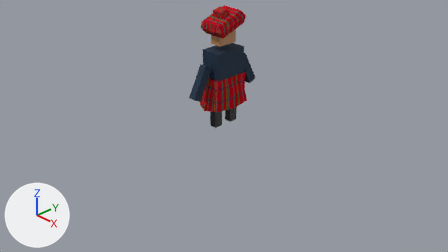
Renders of the Blender file Assets/Models/shepherd.blend from each side of a commit.
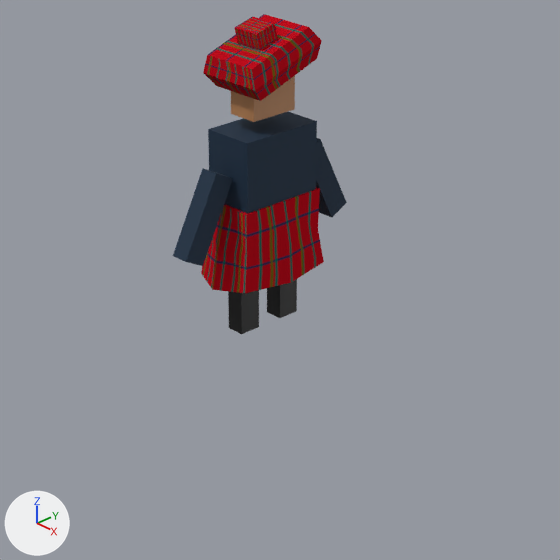
Each version is shown from the file's camera 'Camera', then close up on the part from 27% to 75% of the width and 0% to 85% of the height. Arrows for +X, +Y and +Z are at lower left; the lights stay in place.

In view in the first close-up: 'Arm L', 'Arm R', 'Beret', 'Head', 'Kilt', 'Leg L', 'Leg R', 'Torso'.
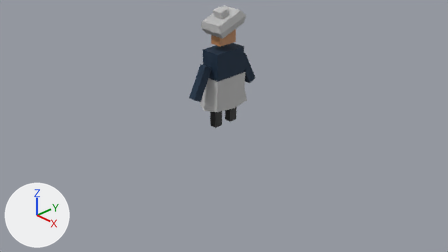
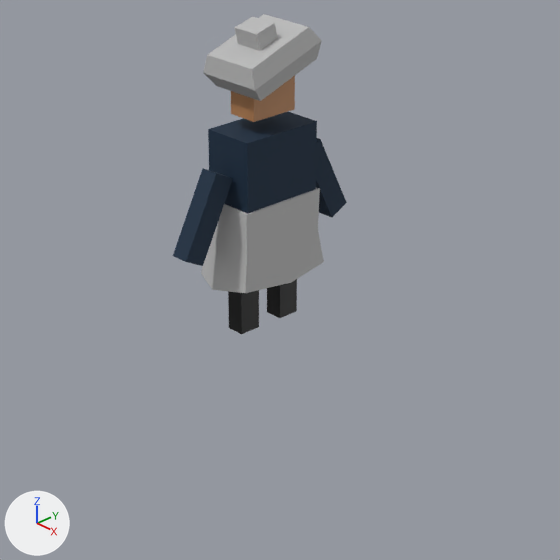
The change, as a list of edits to the scene's bpy script:
```text
Change mat_plaid:
    remove # nodes: BsdfPrincipled, MapRange x3, Mapping, Mix x3, OutputMaterial, RGB x2, TexCoord, TexWave x3
    remove # colours: red #bc0e1d, dark blue #2e2e58, dark cyan #006a5e, dark yellow #6a6418
    nodes: BsdfPrincipled, OutputMaterial
    colours: grey #bcbcbc
```

What differs and where, as boxes (x1, y1, x2, y2) in the close-ups (560 x 560 px):
'Kilt', surface changed (red to grey): (201, 188, 324, 293) in both
'Beret', surface changed (red to grey): (203, 14, 322, 101) in both
